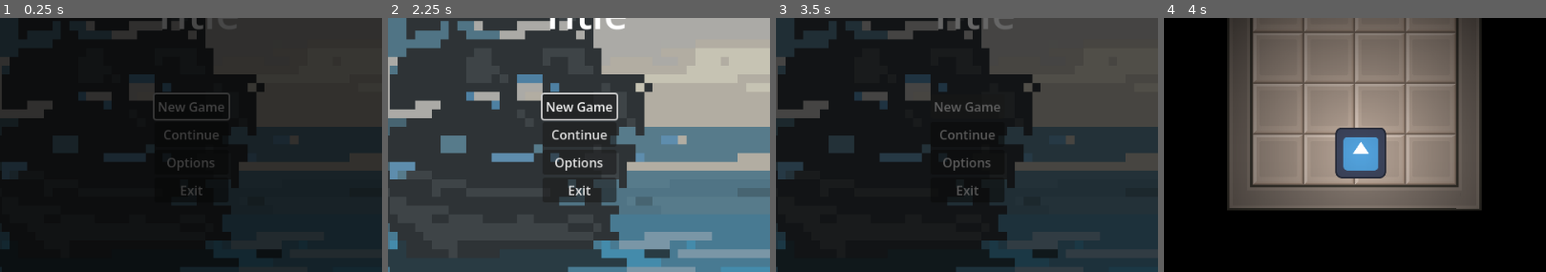
Above: before the commit, frames 1-4 (left to right).
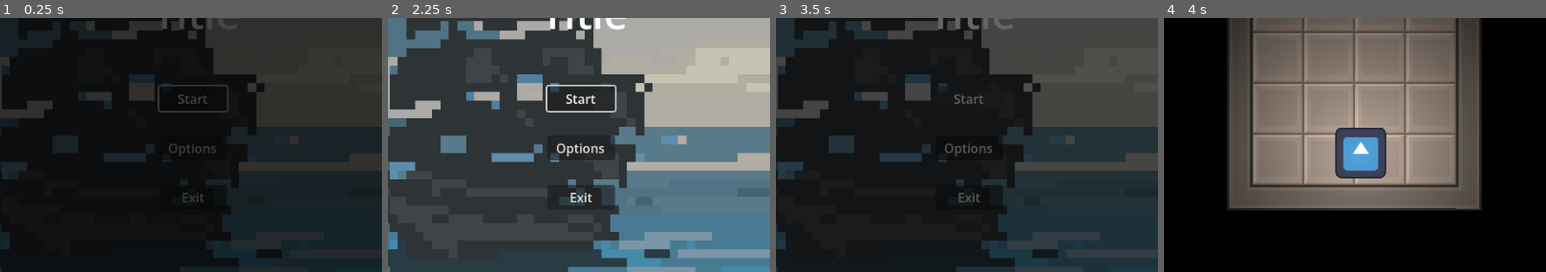
Above: after the commit, the same moments.

Repository: Jakepc007/wildjam-91
Game: Godot game, scene res://menus/scene_manager.tscn
Two runs of this game, one before a commit and one after it. Both use one fixed random seed, a clock stepped at 60 frames per second and the inputs below. The engine's default icon, where the game draws it, is replaced by a stand-in: a white triangle on a blue panel in a dark square.
Inputs (mouse positions are % of the whole screen's width and height, from its top left):
- Up to frame 1 (0.25 s): no input
- Up to frame 2 (2.25 s): click "Options" at 0.5 s; tap Enter at 1.25 s; move the mouse to (72, 45) at 1.27 s; hold D (right) 1.28-2 s; hold E (interact) 1.28-2 s; click (72, 45) at 1.42 s; click "Back" at 2 s
- Up to frame 3 (3.5 s): click "New Game" (after the commit: "Start") at 2.75 s
- Up to frame 4 (4 s): click "New Game" (after the commit: "Start") at 3.5 s
The pictures show only the part of the screen within x 24-74%, y 23-73%; the shares and areas given below are measured in that part.

The runs differ from the first frame. In frame 1, 1.4% of the frame differs, in the area x 40-61%, y 26-73%; in frame 2, 3.2%, in the area x 40-61%, y 26-75%; in frame 3, 1.5%; in frame 4, nothing differs.

Commit message:
Tweaked main menu layout

Diff:
--- a/menus/main_menu.gd
+++ b/menus/main_menu.gd
@@ -2,7 +2,7 @@
 
 @export var level_1 : PackedScene
 @export var options_menu : PackedScene
-@onready var new_game: Button = $MenuContainer/MenuButtons/Control/VBoxContainer/NewGame
+@onready var new_game: Button = $MenuContainer/MenuButtons/Control/VBoxContainer/MarginContainer/NewGame
 
 func _on_new_game_pressed() -> void:
 	if Global.scene_manager:
--- a/menus/main_menu.tscn
+++ b/menus/main_menu.tscn
@@ -75,33 +75,54 @@
 
 [node name="VBoxContainer" type="VBoxContainer" parent="MenuContainer/MenuButtons/Control" unique_id=324082368]
 layout_mode = 0
-offset_left = 427.0
+offset_left = 433.0
 offset_top = 223.0
-offset_right = 520.0
+offset_right = 518.0
 offset_bottom = 405.0
 theme = ExtResource("1_yjgyn")
 alignment = 1
 
-[node name="NewGame" type="Button" parent="MenuContainer/MenuButtons/Control/VBoxContainer" unique_id=162601857]
+[node name="MarginContainer" type="MarginContainer" parent="MenuContainer/MenuButtons/Control/VBoxContainer" unique_id=314625504]
 layout_mode = 2
+size_flags_vertical = 3
+
+[node name="NewGame" type="Button" parent="MenuContainer/MenuButtons/Control/VBoxContainer/MarginContainer" unique_id=162601857]
+layout_mode = 2
+size_flags_vertical = 4
 theme = ExtResource("1_yjgyn")
-text = "New Game"
+text = "Start"
 
-[node name="Continue" type="Button" parent="MenuContainer/MenuButtons/Control/VBoxContainer" unique_id=751465374]
+[node name="MarginContainer2" type="MarginContainer" parent="MenuContainer/MenuButtons/Control/VBoxContainer" unique_id=1658796010]
+visible = false
 layout_mode = 2
+size_flags_vertical = 3
+
+[node name="Continue" type="Button" parent="MenuContainer/MenuButtons/Control/VBoxContainer/MarginContainer2" unique_id=751465374]
+layout_mode = 2
+size_flags_vertical = 4
 theme = ExtResource("1_yjgyn")
 text = "Continue"
 
-[node name="Options" type="Button" parent="MenuContainer/MenuButtons/Control/VBoxContainer" unique_id=490044059]
+[node name="MarginContainer3" type="MarginContainer" parent="MenuContainer/MenuButtons/Control/VBoxContainer" unique_id=1867095855]
 layout_mode = 2
+size_flags_vertical = 3
+
+[node name="Options" type="Button" parent="MenuContainer/MenuButtons/Control/VBoxContainer/MarginContainer3" unique_id=490044059]
+layout_mode = 2
+size_flags_vertical = 4
 theme = ExtResource("1_yjgyn")
 text = "Options"
 
-[node name="Exit" type="Button" parent="MenuContainer/MenuButtons/Control/VBoxContainer" unique_id=467810622]
+[node name="MarginContainer4" type="MarginContainer" parent="MenuContainer/MenuButtons/Control/VBoxContainer" unique_id=2019268818]
 layout_mode = 2
+size_flags_vertical = 3
+
+[node name="Exit" type="Button" parent="MenuContainer/MenuButtons/Control/VBoxContainer/MarginContainer4" unique_id=467810622]
+layout_mode = 2
+size_flags_vertical = 4
 theme = ExtResource("1_yjgyn")
 text = "Exit"
 
-[connection signal="pressed" from="MenuContainer/MenuButtons/Control/VBoxContainer/NewGame" to="." method="_on_new_game_pressed"]
-[connection signal="pressed" from="MenuContainer/MenuButtons/Control/VBoxContainer/Options" to="." method="_on_options_pressed"]
-[connection signal="pressed" from="MenuContainer/MenuButtons/Control/VBoxContainer/Exit" to="." method="_on_exit_pressed"]
+[connection signal="pressed" from="MenuContainer/MenuButtons/Control/VBoxContainer/MarginContainer/NewGame" to="." method="_on_new_game_pressed"]
+[connection signal="pressed" from="MenuContainer/MenuButtons/Control/VBoxContainer/MarginContainer3/Options" to="." method="_on_options_pressed"]
+[connection signal="pressed" from="MenuContainer/MenuButtons/Control/VBoxContainer/MarginContainer4/Exit" to="." method="_on_exit_pressed"]
--- a/menus/options_menu.tscn
+++ b/menus/options_menu.tscn
@@ -1,6 +1,7 @@
 [gd_scene format=3 uid="uid://c2lgjmxe1a0o5"]
 
 [ext_resource type="PackedScene" uid="uid://d4ilac1iachym" path="res://menus/options_tab_menu.tscn" id="1_6r3ve"]
+[ext_resource type="Theme" uid="uid://dfpiiy4xjcjry" path="res://menus/default_theme.tres" id="1_wyyb7"]
 
 [sub_resource type="GDScript" id="GDScript_wyyb7"]
 script/source = "extends Control
@@ -22,6 +23,7 @@
 anchor_bottom = 1.0
 grow_horizontal = 2
 grow_vertical = 2
+theme = ExtResource("1_wyyb7")
 script = SubResource("GDScript_wyyb7")
 
 [node name="VBoxContainer" type="VBoxContainer" parent="." unique_id=663235839]
